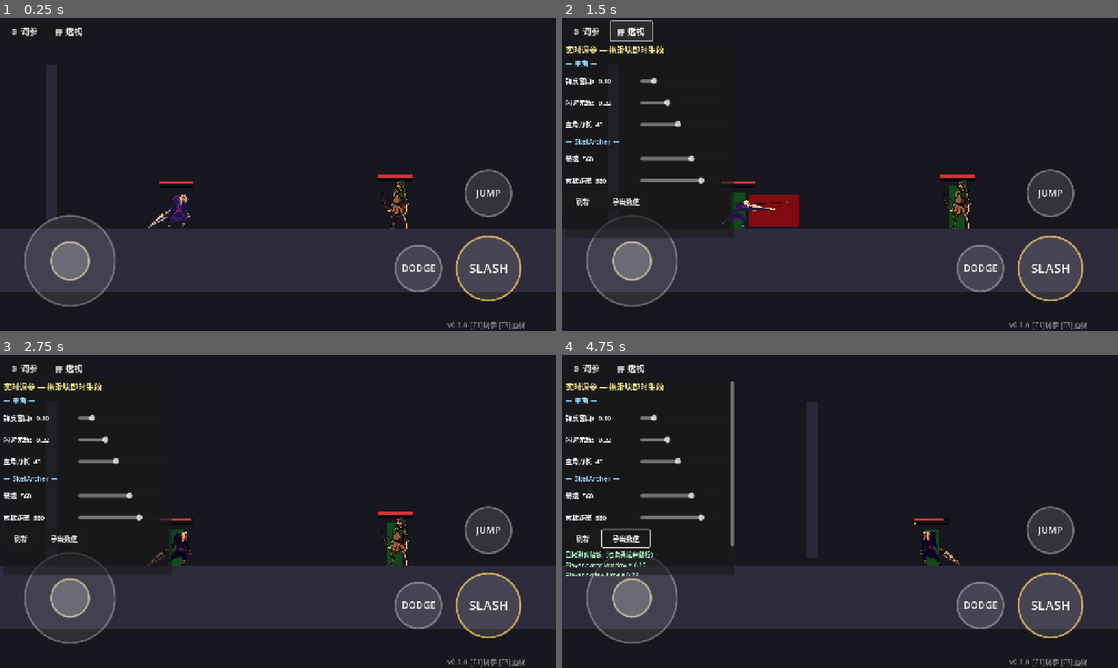
Above: before the commit, frames 1-4 (two rows, left to right).
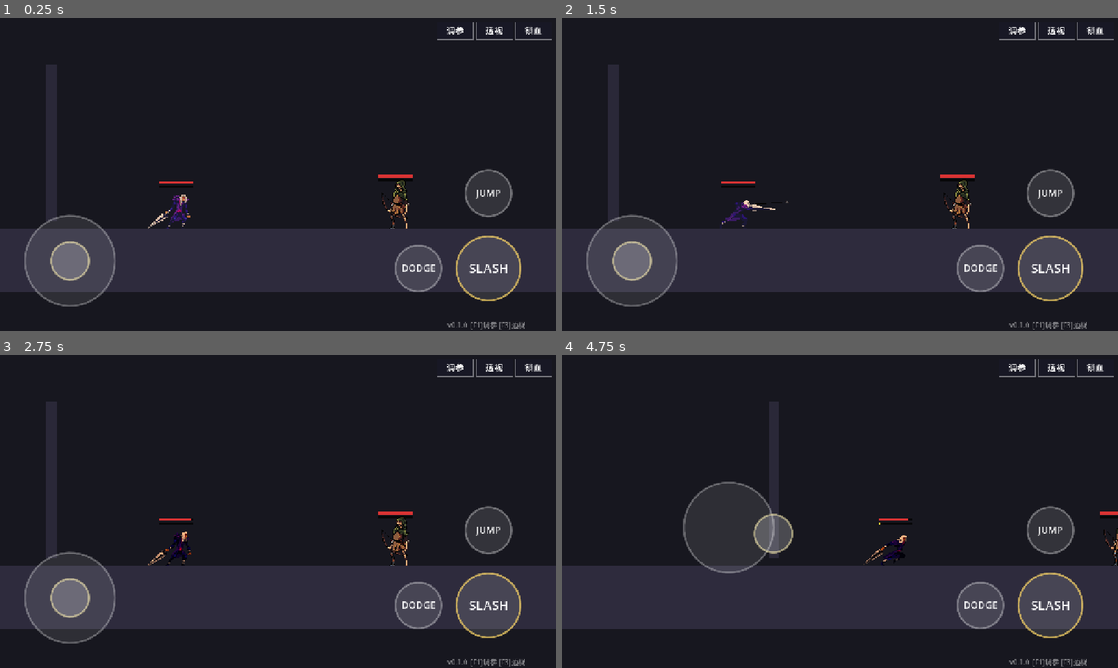
Above: after the commit, the same moments.

Repository: CyberpunkPsychosis/ai-game-engine
Game: Godot game, scene res://scenes/main.tscn
Two runs of this game, one before a commit and one after it. Both use one fixed random seed, a clock stepped at 60 frames per second and the inputs below.
Inputs (mouse positions are in pixels of both pictures, inside the frame that each line leads up to):
- Up to frame 1 (0.25 s): no input
- Up to frame 2 (1.5 s): click (584, 30) at 0.5 s, where only the run before the commit has a clickable "⚙ 调参"; click (628, 30) at 1.25 s, where only the run before the commit has a clickable "▦ 透视"
- Up to frame 3 (2.75 s): click (22, 539) at 2 s, where only the run before the commit has a clickable "刷新"
- Up to frame 4 (4.75 s): click (623, 539) at 2.75 s, where only the run before the commit has a clickable "导出数值"; tap Enter at 3.5 s; drag from (840, 511) to (739, 545) at 3.52 s; drag from (728, 527) to (878, 549) at 4.27 s

The runs differ from the first frame. In frame 1, 0.4% of the frame differs, in the area x 2-100%, y 1-8%; in frame 2, 3.8%; in frame 3, 2.8%; in frame 4, 8.8%, in the area x 0-100%, y 1-93%.

Commit message:
调参工具增强:①触控层右上加调参/透视/锁血按钮(手机可靠可点);②加锁血(lock_hp,受击有反馈不掉血,主角/怪都能锁);③受击框宽/高/横移做成可调+透视可见,可把绿框拖到身体上;去掉冗余左上角按钮

Diff:
--- a/scripts/actor_2d.gd
+++ b/scripts/actor_2d.gd
@@ -107,6 +107,10 @@
 var _attack_hitbox: Hitbox
 var _attack_shape: RectangleShape2D
 var _hurtbox: Hurtbox
+var _hurt_cs: CollisionShape2D
+var _hurt_rect: RectangleShape2D
+var lock_hp := false            ## 锁血：受击有反馈但不掉血（测试用）
+var hurt_dx := 0.0              ## 受击框水平偏移（对齐身体用，可在调参工具拖）
 var current_attack_anim := ""   # 当前这一刀用的动画名（用于判断收招）
 var _dbg := false   # 调试：画攻击/受击框（--boxes 开启）
 
@@ -217,12 +221,12 @@
 	_hurtbox.collision_layer = 0
 	_hurtbox.collision_mask = their_hit
 	_hurtbox.monitorable = false
-	var hcs := CollisionShape2D.new()
-	var hrect := RectangleShape2D.new()
-	hrect.size = body_size
-	hcs.shape = hrect
-	hcs.position = Vector2(0, -body_size.y * 0.5)
-	_hurtbox.add_child(hcs)
+	_hurt_cs = CollisionShape2D.new()
+	_hurt_rect = RectangleShape2D.new()
+	_hurt_rect.size = body_size
+	_hurt_cs.shape = _hurt_rect
+	_hurt_cs.position = Vector2(hurt_dx, -body_size.y * 0.5)
+	_hurtbox.add_child(_hurt_cs)
 	add_child(_hurtbox)
 
 	# 攻击框：自己的攻击层，默认关闭（命中帧才开）
@@ -239,6 +243,35 @@
 	acs.shape = _attack_shape
 	_attack_hitbox.add_child(acs)
 	add_child(_attack_hitbox)
+
+## 实时调整受击框（调参工具用）：宽 / 高 / 水平偏移
+func set_hurt(w: float, h: float, dx: float) -> void:
+	body_size = Vector2(w, h)
+	hurt_dx = dx
+	if _hurt_rect:
+		_hurt_rect.size = body_size
+	if _hurt_cs:
+		_hurt_cs.position = Vector2(hurt_dx, -body_size.y * 0.5)
+	queue_redraw()
+
+## 受击框三个可调项（每个角色都有；调参工具统一加这一组）
+func body_tunables() -> Array:
+	return [
+		{"name": "_hw", "label": "受击框宽", "min": 8.0,  "max": 90.0, "step": 1.0},
+		{"name": "_hh", "label": "受击框高", "min": 20.0, "max": 120.0, "step": 1.0},
+		{"name": "_hdx","label": "受击框横移","min": -40.0,"max": 40.0, "step": 1.0},
+	]
+
+# 给调参工具用的标量读写（body_size 是 Vector2，拆成可拖的标量）
+var _hw: float:
+	get: return body_size.x
+	set(v): set_hurt(v, body_size.y, hurt_dx)
+var _hh: float:
+	get: return body_size.y
+	set(v): set_hurt(body_size.x, v, hurt_dx)
+var _hdx: float:
+	get: return hurt_dx
+	set(v): set_hurt(body_size.x, body_size.y, v)
 
 # ---------------------------------------------------------------- 主循环
 func _physics_process(delta: float) -> void:
@@ -430,7 +463,7 @@
 		sprite.play(anim_hurt)
 
 func _take_hp(amount: float) -> void:
-	if amount <= 0.0:
+	if amount <= 0.0 or lock_hp:
 		return
 	hp = maxf(hp - amount, 0.0)
 	took_hit.emit(amount)
@@ -566,8 +599,8 @@
 func _draw() -> void:
 	if not _dbg:
 		return
-	# 受击框（绿）：身体范围
-	draw_rect(Rect2(-body_size.x * 0.5, -body_size.y, body_size.x, body_size.y), Color(0, 1, 0, 0.22))
+	# 受击框（绿）：身体范围（含水平偏移）
+	draw_rect(Rect2(hurt_dx - body_size.x * 0.5, -body_size.y, body_size.x, body_size.y), Color(0, 1, 0, 0.22))
 	# 攻击框（红）：命中帧才显示
 	if hit_active:
 		var cx := float(facing) * attack_reach
--- a/scripts/autoload/dev_tools.gd
+++ b/scripts/autoload/dev_tools.gd
@@ -31,8 +31,7 @@
 	ver.mouse_filter = Control.MOUSE_FILTER_IGNORE
 	_layer.add_child(ver)
 
-	if _ui_enabled:
-		_make_corner_buttons()
+	# 网页/手机的开关在触控层右上角(调参/透视/锁血)；桌面用 F1/F3
 	if "--tune" in args:
 		_auto_open()      # 预览/截图用：自动开面板+透视
 
@@ -63,9 +62,23 @@
 func _input(event: InputEvent) -> void:
 	if event is InputEventKey and event.pressed and not event.echo:
 		if event.keycode == KEY_F1:
-			_toggle_panel()
+			toggle_panel()
 		elif event.keycode == KEY_F3:
-			_toggle_debug()
+			toggle_debug()
+
+# 给触控层/外部调用的公开开关
+func toggle_panel() -> void:
+	_toggle_panel()
+
+func toggle_debug() -> void:
+	_toggle_debug()
+
+func toggle_player_lock() -> bool:
+	var p := get_tree().get_first_node_in_group("player")
+	if p and "lock_hp" in p:
+		p.lock_hp = not p.lock_hp
+		return p.lock_hp
+	return false
 
 func _process(_delta: float) -> void:
 	# 透视开着时，持续把 _dbg 铺到所有角色（新出的怪也覆盖到）
@@ -167,6 +180,18 @@
 	vbox.add_child(h)
 	for entry in obj.call("tunables"):
 		_add_slider(vbox, obj, entry)
+	# 每个角色都附带受击框三项(对齐身体用)
+	if obj.has_method("body_tunables"):
+		for entry in obj.call("body_tunables"):
+			_add_slider(vbox, obj, entry)
+	# 锁血开关
+	if "lock_hp" in obj:
+		var chk := CheckButton.new()
+		chk.text = "锁血(不掉血)"
+		chk.button_pressed = obj.get("lock_hp")
+		chk.add_theme_font_size_override("font_size", 15)
+		chk.toggled.connect(func(on: bool): obj.set("lock_hp", on))
+		vbox.add_child(chk)
 
 func _add_slider(vbox: VBoxContainer, obj: Object, entry: Dictionary) -> void:
 	var prop: String = entry["name"]
--- a/scripts/touch_controls.gd
+++ b/scripts/touch_controls.gd
@@ -88,7 +88,31 @@
 			_drag(-1, (event as InputEventMouseMotion).position)
 			accept_event()
 
+# 右上角系统按钮(调参/透视/锁血)→ 调用 DevTools；瞬发，不进 _active
+func _sys_buttons() -> Array:
+	var w := 84.0
+	var hh := 40.0
+	var y := 10.0
+	var gap := 6.0
+	var x3 := size.x - 10.0 - w
+	var x2 := x3 - gap - w
+	var x1 := x2 - gap - w
+	return [
+		{"id": "panel", "label": "调参", "rect": Rect2(x1, y, w, hh)},
+		{"id": "debug", "label": "透视", "rect": Rect2(x2, y, w, hh)},
+		{"id": "lock",  "label": "锁血", "rect": Rect2(x3, y, w, hh)},
+	]
+
 func _press(idx: int, pos: Vector2) -> void:
+	# 先看右上角系统按钮
+	for sb in _sys_buttons():
+		if (sb["rect"] as Rect2).has_point(pos):
+			match sb["id"]:
+				"panel": DevTools.toggle_panel()
+				"debug": DevTools.toggle_debug()
+				"lock":  DevTools.toggle_player_lock()
+			queue_redraw()
+			return
 	# 命中某个按钮？(存按钮下标；SLASH 会一次按下多个动作)
 	for i in BTNS.size():
 		if pos.distance_to(_btn_pos(i)) <= _btn_radius(i) * 1.12:
@@ -199,3 +223,14 @@
 			var tw := _font.get_string_size(lab, HORIZONTAL_ALIGNMENT_LEFT, -1, fs)
 			draw_string(_font, p - Vector2(tw.x * 0.5, -fs * 0.34), lab,
 				HORIZONTAL_ALIGNMENT_LEFT, -1, fs, Color(1, 1, 1, 0.92))
+	# 右上角系统按钮
+	for sb in _sys_buttons():
+		var r: Rect2 = sb["rect"]
+		draw_rect(r, Color(0.1, 0.1, 0.16, 0.62))
+		draw_rect(r, Color(1, 1, 1, 0.4), false, 2.0)
+		if _font:
+			var lab2: String = sb["label"]
+			var fs2 := 20
+			var tw2 := _font.get_string_size(lab2, HORIZONTAL_ALIGNMENT_LEFT, -1, fs2)
+			draw_string(_font, r.position + Vector2((r.size.x - tw2.x) * 0.5, r.size.y * 0.5 + fs2 * 0.35),
+				lab2, HORIZONTAL_ALIGNMENT_LEFT, -1, fs2, Color(1, 1, 1, 0.95))
